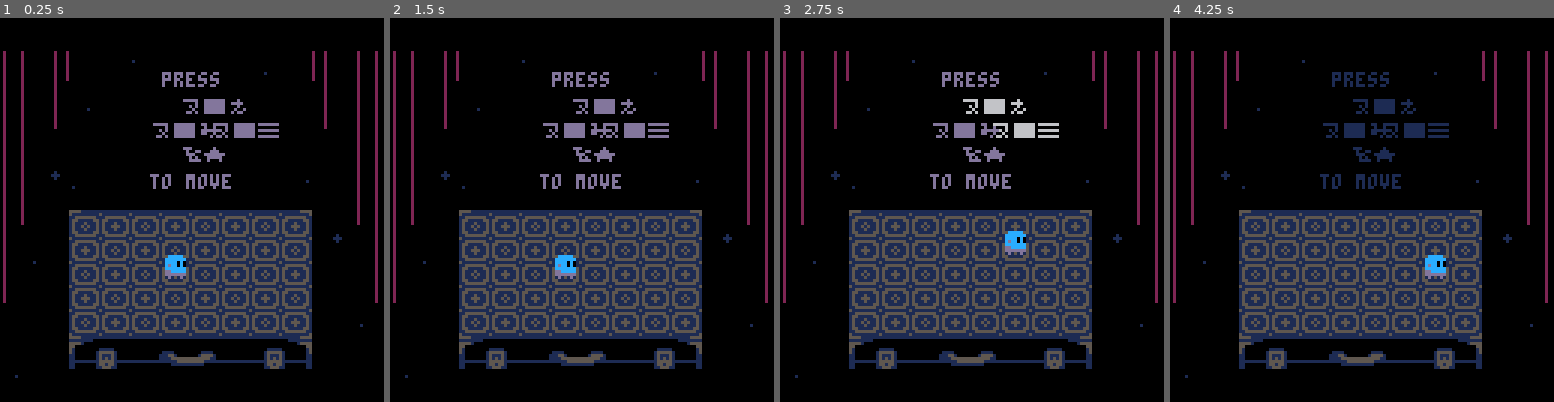
Above: before the commit, frames 1-4 (left to right).
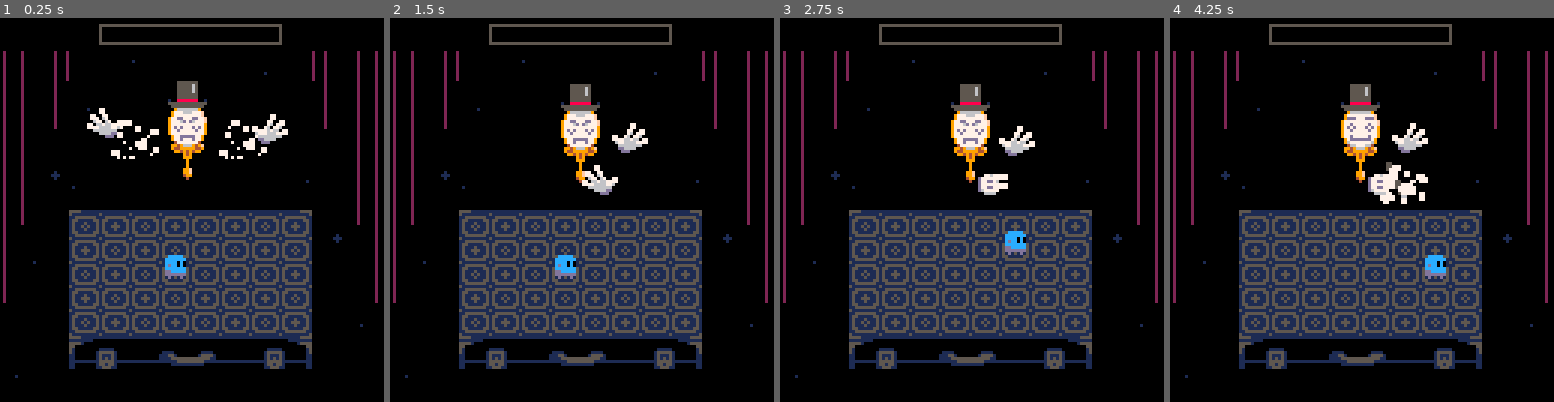
Above: after the commit, the same moments.

Repository: aylanonsense/just-one-boss
Game: PICO-8 cartridge cart.p8
The game is run twice, just before and just after one commit, with the same random seed, the same clock (stepped at 60 frames per second) and the same inputs.
Inputs:
- Up to frame 1 (0.25 s): no input
- Up to frame 2 (1.5 s): tap X (X key) at 0.33, 1.07 s; tap O (Z key) at 0.7 s
- Up to frame 3 (2.75 s): hold Right 1.6-2.1 s; tap O (Z key) at 1.7, 2.1, 2.5 s; tap X (X key) at 1.85 s; hold Up 2.15-2.42 s; hold Right from 2.47 s (still down)
- Up to frame 4 (4.25 s): tap O (Z key) every 0.4 s from 2.9 to 4.1 s; tap X (X key) at 2.97, 4.08 s; release Right at 3.03 s; hold Left 3.08-3.58 s; hold Down 3.63-3.97 s; hold Right from 4.02 s (still down)

The runs differ from the first frame. In frame 1, 5.1% of the frame differs, in the area x 22-75%, y 1-45%; in frame 2, 4.4%; in frame 3, 4.3%; in frame 4, 4.8%.

Commit message:
Player pain effect and mirror cracked effect

Diff:
--- a/cart.p8
+++ b/cart.p8
@@ -21,14 +21,8 @@
 	4: coin (stationary)
 
 todo:
-	player pain effect
-	green mirror doesn't have uggo pain face when lasering
-	phase 4 throw coins alternating
-	more coin throw pause but faster throw
 	boss death animation
-	title screen
-	player death screen
-	player victory screen
+	screens: title, death, victory
 	sound effects + music
 	hard mode?
 	perhaps only 6 columns? only 4 rows?
@@ -40,7 +34,7 @@
 function noop() end
 
 -- global config vars
-local beginning_phase=0
+local beginning_phase=3
 local one_hit_ko=false
 
 -- global scene vars
@@ -219,7 +213,7 @@
 				end
 				-- getting hurt
 				if self.stun_frames>0 then
-					sx,sy,sh,dx,dy,flipped=77,0,10,5,8,self.stun_frames%6>3
+					sx,sy,sh,dx,dy,flipped=77,0,10,5,8,self.stun_frames%6>2
 				end
 				-- draw the sprite
 				palt2(3)
@@ -275,9 +269,15 @@
 			end
 		end,
 		on_hurt=function(self)
-			freeze_and_shake_screen(4,12)
-			self.invincibility_frames,self.stun_frames=60,19
-			player_health:lose_heart()
+			spawn_entity("pain",self.x,self.y)
+			self:get_hurt()
+		end,
+		get_hurt=function(self)
+			if self.invincibility_frames<=0 then
+				freeze_and_shake_screen(6,10)
+				self.invincibility_frames,self.stun_frames=60,19
+				player_health:lose_heart()
+			end
 		end
 	},
 	player_health={
@@ -456,8 +456,9 @@
 			end
 		end,
 		on_hurt=function(self,entity)
-			player:on_hurt(entity)
+			player:get_hurt(entity)
 			self:copy_player()
+			spawn_entity("pain",self.x,self.y)
 		end,
 		copy_player=function(self)
 			-- 0 = left, 1 = right, 2 = up, 3 = down
@@ -497,14 +498,7 @@
 	flower_patch={
 		render_layer=4,
 		is_boss_generated=true,
-		color=8,
-		accent_color=15,
 		hit_frames=0,
-		init=function(self)
-			if rnd()<0.5 then
-				self.color,self.accent_color=14,7
-			end
-		end,
 		update=function(self)
 			if decrement_counter_prop(self,"hit_frames") then
 				self.hitbox_channel=0
@@ -512,8 +506,6 @@
 		end,
 		draw=function(self)
 			palt2(4)
-			pal(8,self.color)
-			pal(15,self.accent_color)
 			local sx=88
 			if self.hit_frames>0 then
 				sx=106
@@ -524,7 +516,7 @@
 		end,
 		bloom=function(self)
 			self.frames_to_death,self.hit_frames,self.hitbox_channel=ternary(boss_health.phase==4,10,38),3,1
-			spawn_petals(self.x,self.y,2,self.color)
+			spawn_petals(self.x,self.y,2,8)
 		end
 	},
 	coin={
@@ -638,6 +630,8 @@
 		end,
 		draw=function(self)
 			local x,y=self.x+self.idle_x,self.y+self.idle_y
+			-- show or hide crack
+			pal(2,ternary(self.is_cracked,6,7))
 			-- reflected mirror gets a green tone
 			if self.is_reflection then
 				color_wash(3)
@@ -876,6 +870,10 @@
 				{self.right_hand,"pound",-offset})
 		end,
 		reel=function(self)
+			if boss_health.phase==3 then
+				self.is_cracked=true
+			end
+			spawn_particle_burst(self.x,self.y,20,7,10)
 			local promise,i=self:promise_sequence(
 				{"set_expression",8},
 				"set_all_idle")
@@ -1315,6 +1313,18 @@
 		draw=function(self)
 			palt2(3)
 			sspr2(16*flr(self.frames_alive/3),37,16,14,self.x-8,self.y-8)
+		end
+	},
+	pain={
+		render_layer=10,
+		frames_to_death=5,
+		draw=function(self)
+			palt2(3)
+			pal(7,10)
+			if self.frames_to_death<=2 then
+				palt2(10)
+			end
+			sspr2(94,0,23,26,self.x-11,self.y-16)
 		end
 	}
 }
Not shown, changed: 38 lines of the sprite sheet (__gfx__) section of cart.p8
